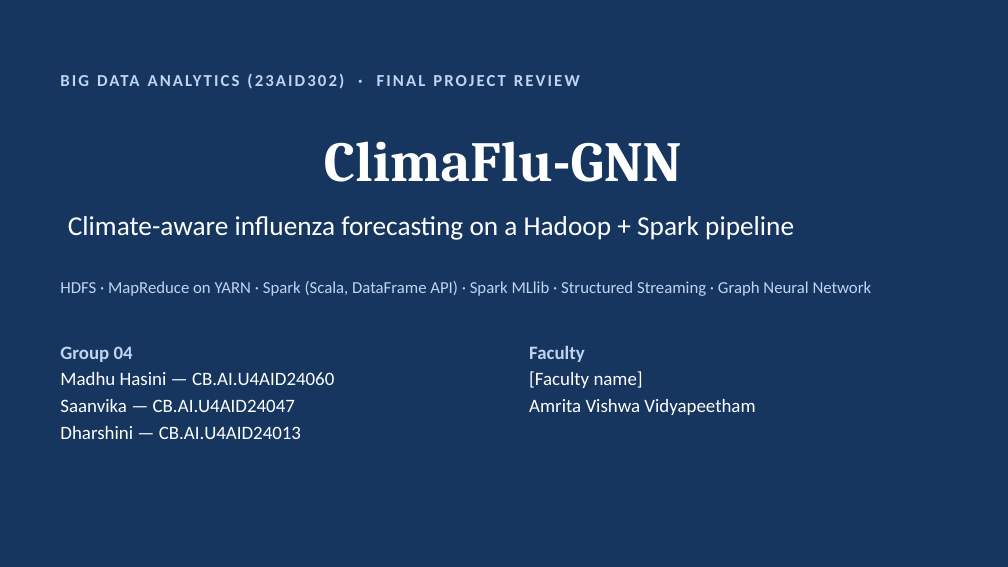
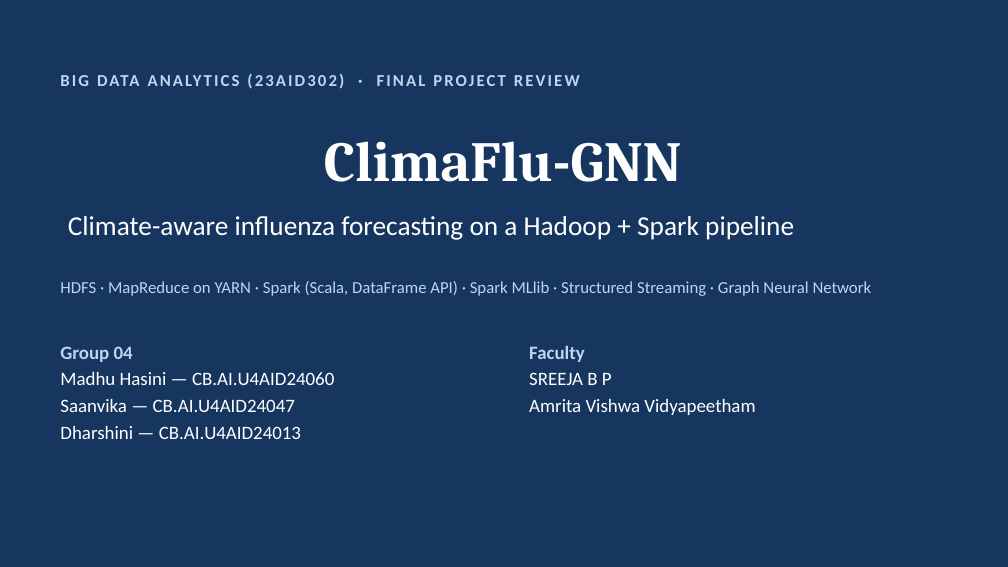
Before and after one commit to vandanapumadhuhasini-ctrl/climate-adaptive-flu-forecasting, a slide deck: slide 1 of docs/ClimaFlu_Final_Review.pptx. Drawn at 1008x567 pixels with LibreOffice and Linux fonts; fonts in the diff are those of the drawing. Boxes give left, top, right and bottom in pixels: in the first picture for what was removed or moved away, otherwise in the second. Text is boxed around its words. In the diff, an @@ line names an element or a change of style, - is before the commit and + after.

Commit message:
Presentation: faculty name

```diff
--- a/docs/ClimaFlu_Final_Review.pptx
+++ b/docs/ClimaFlu_Final_Review.pptx
@@ text at (529,372,612,385): text changed @@
-[Faculty name]
+SREEJA B P
```
